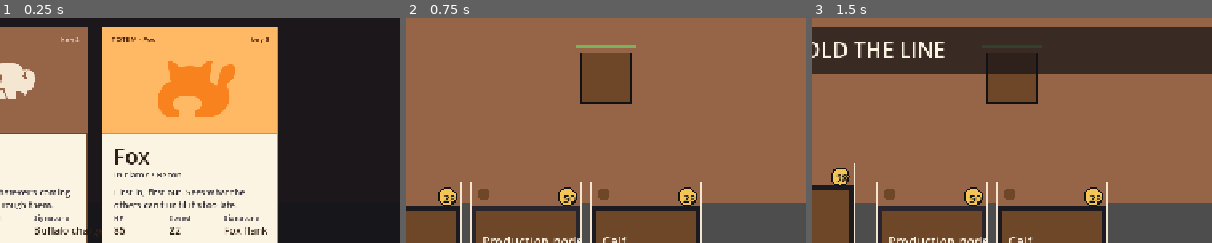
Above: before the commit, frames 1-3 (left to right).
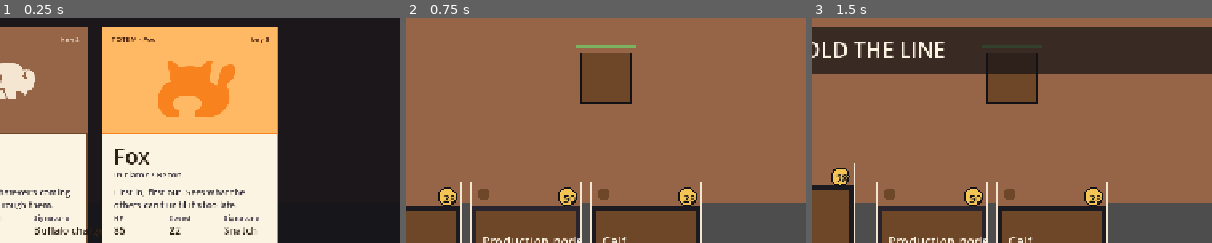
Above: after the commit, the same moments.

Repository: RescuedBuffalo/goose-and-buff
Game: Godot game, scene res://scenes/main.tscn
Same seed, same stepped clock (60 frames per second), same inputs: the game is played once before the commit and once after it.
Inputs (mouse positions are % of the whole screen's width and height, from its top left):
- Up to frame 1 (0.25 s): no input
- Up to frame 2 (0.75 s): tap Enter at 0.5 s; drag from (50, 50) to (60, 28) at 0.52 s
- Up to frame 3 (1.5 s): tap Space (ready_round) at 1.25 s; drag from (50, 83) to (45, 70) at 1.27 s
The pictures show only the part of the screen within x 50-100%, y 26-76%; the shares and areas given below are measured in that part.

The runs differ from the first frame. In frame 1, 0.2% of the frame differs, in the area x 56-67%, y 92-97%; in frame 2, nothing differs; in frame 3, nothing differs.

Commit message:
Add Fox deck, sector, and Snatch ability (BUF-107)
Mirror the Buffalo prototype for Fox so picking Fox at hero select
opens with a coherent loadout: peach + vivid orange sector, Kit /
Lynx / Badger starter deck, and a Snatch signature ability.

- data/cards.gd: add Kit / Lynx / Badger / Fox production node /
  Snatch / Fox stockpile cards. Reshape STARTER_DECK as
  STARTER_DECKS keyed by faction; build_starter_deck(faction)
  returns the right 15 cards. Counts mirror the Buffalo template
  (4-3-2-3-2-1) so factions stay shape-comparable.
- data/heroes.gd: Fox.signatureAbility "Fox flank" -> "Snatch".
- data/sectors.gd: add a Fox sector entry alongside Buffalo.
- scripts/logic/card_system.gd: reset(faction) plumbs the faction
  through; defaults to Buffalo so Goose stays unaffected.
- scripts/logic/ability_resolver.gd: add Snatch — short-range
  dash + on-arrival strike. Returns a dash_and_strike effect.
- scripts/adapters/main.gd: pass GameState.hero_id to card_system
  on run start; handle dash_and_strike (tween hero to endpoint,
  resolve damage with backstab when hero ends at-or-past the
  enemy along the enemy's facing axis, faint dash trail).
- scripts/adapters/unit.gd: heavy units now tint with the
  faction core color so Fox Badgers don't render Buffalo-brown.
- scripts/adapters/building.gd: production node tints from
  GameState.hero_id for the same reason.

Co-Authored-By: Claude Opus 4.7 (1M context) <noreply@anthropic.com>

Diff:
--- a/data/cards.gd
+++ b/data/cards.gd
@@ -65,6 +65,71 @@
 	"payload": {"coin_delta": 30},
 }
 
+# ─── Fox starter deck ─────────────────────────────────────────────────────
+# Mirrors the Buffalo template: light/ranged/heavy unit, production node,
+# signature ability, stockpile. Costs follow units-data — Kit/Lynx/Badger
+# are slightly cheaper than Buffalo equivalents in line with the assassin
+# tilt (lower HP, higher per-attack damage, faster pressure).
+
+const KitCard := {
+	"id": "card.kit", "name": "Kit", "faction": "Fox",
+	"kind": "unit", "phase": "prep", "cost": 25,
+	"description": "Spawn one Kit. Quick light melee.",
+	"flavor": "Faster than it should be.",
+	"payload": {"unit_id": "Kit"},
+}
+
+const LynxCard := {
+	"id": "card.lynx", "name": "Lynx", "faction": "Fox",
+	"kind": "unit", "phase": "prep", "cost": 45,
+	"description": "Spawn one Lynx. Stalking ranged striker — bonus damage on the first hit.",
+	"flavor": "Stalks. Strikes once, hard.",
+	"payload": {"unit_id": "Lynx"},
+}
+
+const BadgerCard := {
+	"id": "card.badger", "name": "Badger", "faction": "Fox",
+	"kind": "unit", "phase": "prep", "cost": 70,
+	"description": "Spawn one Badger. Stocky bruiser with a chance to dodge.",
+	"flavor": "Stocky and stubborn. Hard to pin down.",
+	"payload": {"unit_id": "Badger"},
+}
+
+const FoxProductionNodeCard := {
+	"id": "card.fox_production_node", "name": "Production node", "faction": "Fox",
+	"kind": "building", "phase": "prep", "cost": 50,
+	"description": "Generates 5 coin per second. One per sector.",
+	"flavor": "Quiet hum at the back of the den.",
+	"payload": {"building_id": "ProductionNode", "coin_per_second": 5.0},
+}
+
+const SnatchCard := {
+	"id": "card.snatch", "name": "Snatch", "faction": "Fox",
+	"kind": "ability", "phase": "wave", "cost": 0,
+	"description": "Dash to a target. Strike on arrival; bonus damage from behind.",
+	"flavor": "Pick the seam, take what's loose.",
+	"payload": {
+		"ability_id": "Snatch",
+		# Pixels — caps the dash so Snatch doesn't substitute for movement.
+		# Roughly one second of Fox's run speed (22 studs * 12 px/stud).
+		"max_dash": 240.0,
+		# Strike radius around the dash endpoint.
+		"strike_radius": 44.0,
+		"damage": 22.0,
+		# Backstab fires when the hero ends up at-or-behind the enemy along
+		# the enemy's facing direction (enemies face left toward the core).
+		"backstab_multiplier": 2.0,
+	},
+}
+
+const FoxStockpileCard := {
+	"id": "card.fox_stockpile", "name": "Stockpile", "faction": "Fox",
+	"kind": "resource", "phase": "prep", "cost": 0,
+	"description": "Adds 30 coin to the balance immediately.",
+	"flavor": "Cached for the lean week.",
+	"payload": {"coin_delta": 30},
+}
+
 const ALL := {
 	"card.calf": CalfCard,
 	"card.ostrich": OstrichCard,
@@ -72,26 +137,48 @@
 	"card.production_node": ProductionNodeCard,
 	"card.charge": ChargeCard,
 	"card.stockpile": StockpileCard,
+	"card.kit": KitCard,
+	"card.lynx": LynxCard,
+	"card.badger": BadgerCard,
+	"card.fox_production_node": FoxProductionNodeCard,
+	"card.snatch": SnatchCard,
+	"card.fox_stockpile": FoxStockpileCard,
 }
 
-# Starter deck: id repeated `count` times. Counts per the prompt.
-const STARTER_DECK := [
-	{"id": "card.calf", "count": 4},
-	{"id": "card.ostrich", "count": 3},
-	{"id": "card.longhorn", "count": 2},
-	{"id": "card.production_node", "count": 3},
-	{"id": "card.charge", "count": 2},
-	{"id": "card.stockpile", "count": 1},
-]
+# Starter decks: id repeated `count` times, keyed by faction. Counts mirror
+# the Buffalo template across factions so each hero opens with the same
+# 15-card shape — faction tilt comes from unit stats and signature ability,
+# not deck composition.
+const STARTER_DECKS := {
+	"Buffalo": [
+		{"id": "card.calf", "count": 4},
+		{"id": "card.ostrich", "count": 3},
+		{"id": "card.longhorn", "count": 2},
+		{"id": "card.production_node", "count": 3},
+		{"id": "card.charge", "count": 2},
+		{"id": "card.stockpile", "count": 1},
+	],
+	"Fox": [
+		{"id": "card.kit", "count": 4},
+		{"id": "card.lynx", "count": 3},
+		{"id": "card.badger", "count": 2},
+		{"id": "card.fox_production_node", "count": 3},
+		{"id": "card.snatch", "count": 2},
+		{"id": "card.fox_stockpile", "count": 1},
+	],
+}
 
 const HAND_SIZE := 5
 
 static func get_card(card_id: String) -> Dictionary:
 	return ALL.get(card_id, {})
 
-static func build_starter_deck() -> Array:
+static func build_starter_deck(faction: String = "Buffalo") -> Array:
+	# Fall back to Buffalo so an unknown faction never hard-fails — the
+	# dispatcher upstream is the one place we check the faction is real.
+	var entries: Array = STARTER_DECKS.get(faction, STARTER_DECKS["Buffalo"])
 	var deck: Array = []
-	for entry in STARTER_DECK:
+	for entry in entries:
 		for i in entry.count:
 			deck.append(entry.id)
 	return deck
--- a/data/heroes.gd
+++ b/data/heroes.gd
@@ -33,7 +33,7 @@
 	"name": "Fox",
 	"role": "Initiator / Recon",
 	"flavor": "First in, first out. Sees what the others can't until it's too late.",
-	"signatureAbility": "Fox flank",
+	"signatureAbility": "Snatch",
 	"baseHealth": 85,
 	"moveSpeed": 22,
 }
--- a/data/sectors.gd
+++ b/data/sectors.gd
@@ -32,6 +32,17 @@
 	"core_color_key": "Buffalo",
 }
 
+const Fox := {
+	"id": "Fox",
+	"floor_color_key": "Fox",
+	"core_color_key": "Fox",
+}
+
+const BY_HERO := {
+	"Buffalo": Buffalo,
+	"Fox": Fox,
+}
+
 static func is_inside_sector(point: Vector2) -> bool:
 	return (point.x >= SECTOR_LEFT and point.x <= SECTOR_RIGHT
 		and point.y >= SECTOR_TOP and point.y <= SECTOR_BOTTOM)
--- a/scripts/adapters/building.gd
+++ b/scripts/adapters/building.gd
@@ -17,8 +17,10 @@
 func _draw() -> void:
 	var size := Vector2(56, 56)
 	var rect := Rect2(-size * 0.5, size)
-	draw_rect(rect, DesignTokens.BUFFALO_CORE, true)
-	draw_rect(rect, DesignTokens.BUFFALO_INK, false, 2.0)
+	# Production node retones with the active hero so a Fox sector doesn't
+	# get a Buffalo-brown building grafted onto its peach floor.
+	draw_rect(rect, DesignTokens.core_color(GameState.hero_id), true)
+	draw_rect(rect, DesignTokens.ink_color(GameState.hero_id), false, 2.0)
 	# Inner gold pip — the coin source.
 	draw_circle(Vector2.ZERO, 12.0, DesignTokens.GOLD_COIN)
 	# Tier dots beneath.
--- a/scripts/adapters/main.gd
+++ b/scripts/adapters/main.gd
@@ -125,7 +125,7 @@
 	hero.reset_hp()
 	hero.reset_position()
 	economy.reset()
-	card_system.reset()
+	card_system.reset(GameState.hero_id)
 	wave_director.reset()
 	card_system.start_round()
 	GameState.set_phase(GameState.Phase.PREP)
@@ -206,6 +206,8 @@
 			"damage_in_capsule":
 				_apply_capsule_damage(fx)
 				_show_charge_line(fx.from, fx.to, fx.width)
+			"dash_and_strike":
+				_apply_dash_and_strike(fx)
 
 func _apply_capsule_damage(fx: Dictionary) -> void:
 	var from: Vector2 = fx.from
@@ -229,6 +231,58 @@
 	var nearest: Vector2 = a + ab * t
 	return p.distance_to(nearest) <= radius
 
+const SNATCH_DASH_DURATION := 0.12
+
+func _apply_dash_and_strike(fx: Dictionary) -> void:
+	# Tween the hero to the dash endpoint so the strike reads as a real
+	# pounce rather than a teleport, then resolve damage. Damage is applied
+	# from the endpoint so a Fox who dashes through gets backstab credit.
+	var to: Vector2 = fx.to
+	var radius: float = float(fx.radius)
+	var base_damage: float = float(fx.damage)
+	var backstab_mult: float = float(fx.backstab_multiplier)
+	hero.set_scripted_motion(true)
+	var t := create_tween()
+	t.tween_property(hero, "position", to, SNATCH_DASH_DURATION) \
+		.set_trans(Tween.TRANS_CUBIC).set_ease(Tween.EASE_OUT)
+	t.tween_callback(_release_scripted_motion.bind(hero))
+	t.tween_callback(_resolve_snatch_strike.bind(to, radius, base_damage, backstab_mult, fx.direction))
+	_show_dash_trail(fx.from, to)
+
+func _resolve_snatch_strike(end_pos: Vector2, radius: float, base_damage: float,
+		backstab_mult: float, dir: Vector2) -> void:
+	for n in get_tree().get_nodes_in_group("enemies"):
+		var e := n as Node2D
+		if e == null or not is_instance_valid(e):
+			continue
+		if e.position.distance_to(end_pos) > radius:
+			continue
+		# Enemies face left (toward the core). The hero is "behind" if they
+		# ended up on the enemy's right — i.e. the hero passed through it.
+		var is_backstab: bool = end_pos.x >= e.position.x
+		var dmg := base_damage * (backstab_mult if is_backstab else 1.0)
+		e.damage(dmg)
+		if is_instance_valid(e):
+			# Light shove away from the strike to sell the hit. Direction is
+			# the dash vector — punch them along the path Fox came in on.
+			e.apply_knockback(dir, 24.0 if is_backstab else 12.0)
+
+func _show_dash_trail(from: Vector2, to: Vector2) -> void:
+	# A thin streak from start to end that fades in under a quarter-second.
+	# Lighter than the Buffalo charge line so the two abilities read as
+	# distinct silhouettes (line AoE vs. precision dash).
+	var line := Line2D.new()
+	line.add_point(from)
+	line.add_point(to)
+	line.width = 6.0
+	var accent := DesignTokens.core_color(GameState.hero_id)
+	line.default_color = Color(accent.r, accent.g, accent.b, 0.7)
+	line.z_index = 5
+	add_child(line)
+	var tween := create_tween()
+	tween.tween_property(line, "modulate:a", 0.0, 0.3)
+	tween.tween_callback(line.queue_free)
+
 func _show_charge_line(from: Vector2, to: Vector2, width: float) -> void:
 	var line := Line2D.new()
 	line.add_point(from)
--- a/scripts/adapters/unit.gd
+++ b/scripts/adapters/unit.gd
@@ -132,11 +132,14 @@
 	draw_rect(Rect2(-bar_w * 0.5, bar_y, bar_w * hp_ratio, 3.0), DesignTokens.hp_color(hp_ratio), true)
 
 func _color_for_archetype() -> Color:
-	# Buffalo palette tints by archetype so the three units read distinctly.
+	# Light/ranged tints stay neutral parchment so the unit silhouettes
+	# don't drown in their faction floor color. Heavies are tinted with the
+	# faction core so each side's wall reads as theirs (Buffalo brown vs
+	# Fox vivid orange).
 	match unit_data.archetype:
 		"light": return DesignTokens.PARCHMENT_1
 		"ranged": return DesignTokens.PARCHMENT_2
-		"heavy": return DesignTokens.BUFFALO_CORE
+		"heavy": return DesignTokens.core_color(unit_data.faction)
 		_: return DesignTokens.PARCHMENT_0
 
 func _size_for_archetype() -> Vector2:
--- a/scripts/logic/ability_resolver.gd
+++ b/scripts/logic/ability_resolver.gd
@@ -14,6 +14,8 @@
 	match ability_id:
 		"BuffaloCharge":
 			return _resolve_buffalo_charge(caster_pos, target_pos)
+		"Snatch":
+			return _resolve_snatch(caster_pos, target_pos)
 		_:
 			return []
 
@@ -33,3 +35,30 @@
 		"knockback": float(payload.knockback),
 		"direction": dir,
 	}]
+
+static func _resolve_snatch(caster_pos: Vector2, target_pos: Vector2) -> Array:
+	# Fox dashes toward the targeted point (range-capped) and strikes any
+	# enemy near the dash endpoint. The "behind" check reads the enemy's
+	# facing direction from world layout — enemies enter from the right and
+	# walk left, so an enemy with x > caster_end.x has been stepped past.
+	var card: Dictionary = Cards.get_card("card.snatch")
+	var payload: Dictionary = card.payload
+	var delta := target_pos - caster_pos
+	var dist := delta.length()
+	var dir: Vector2
+	if dist <= 0.0001:
+		dir = Vector2.RIGHT
+		dist = 1.0
+	else:
+		dir = delta / dist
+	var dash_distance: float = min(dist, float(payload.max_dash))
+	var dash_to: Vector2 = caster_pos + dir * dash_distance
+	return [{
+		"kind": "dash_and_strike",
+		"from": caster_pos,
+		"to": dash_to,
+		"radius": float(payload.strike_radius),
+		"damage": float(payload.damage),
+		"backstab_multiplier": float(payload.backstab_multiplier),
+		"direction": dir,
+	}]
--- a/scripts/logic/card_system.gd
+++ b/scripts/logic/card_system.gd
@@ -18,8 +18,8 @@
 var hand: Array = []
 var discard: Array = []
 
-func reset() -> void:
-	deck = Cards.build_starter_deck()
+func reset(faction: String = "Buffalo") -> void:
+	deck = Cards.build_starter_deck(faction)
 	hand = []
 	discard = []
 	_shuffle(deck)
